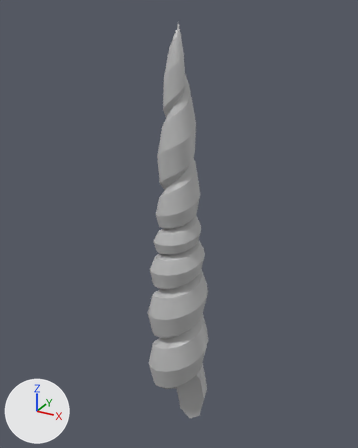
An edit to the FBX model BartenderTales/Assets/Mesh/Props/Prop_016_UnicornHornLever.fbx, drawn before and after from the same camera.
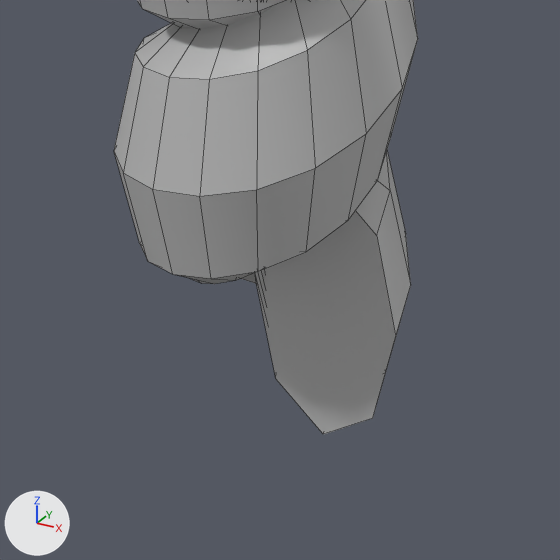
There are two pictures of each version: one whole from a camera (50 mm lens) standing at (0.1014, -0.1836, 0.1102) and looking at (-0.0024, 0.0051, 0.0159), one close up on the part from 35% to 66% of the width and 74% to 99% of the height. Arrows for +X, +Y and +Z are at lower left; the lights stay in place. The close-ups show mesh edges as thin lines. Where no turn or scale is listed for an object, it has been applied to the vertices.

Script lines for the objects in view, before the commit:
```python
me_mesh = bpy.data.meshes.new('Mesh')
me_mesh.from_pydata(...)  # 961 vertices, 961 faces; spans x -0.02..0.011, y 0.011..0.042, z -0.016..0.186
me_mesh.materials.append(mat_lambert1)  # grey #bcbcbc
# before: 0 (0.008, 0.027, -0.011) at pixel (372, 418), 1 (0.002, 0.027, -0.016) at pixel (323, 434), 2 (-0.003, 0.027, -0.011) at pixel (275, 378), 3 (-0.006, 0.027, 0.001) at pixel (256, 282), 4 (-0.003, 0.027, 0.014)
# before: 5 (0.002, 0.027, 0.019), 6 (0.008, 0.027, 0.014) at pixel (376, 235), 7 (0.011, 0.027, 0.001) at pixel (395, 336)
ob_phelix1 = bpy.data.objects.new('pHelix1', me_mesh)
ob_phelix1.location = (0.0047, -0.0267, -0.0806)
```
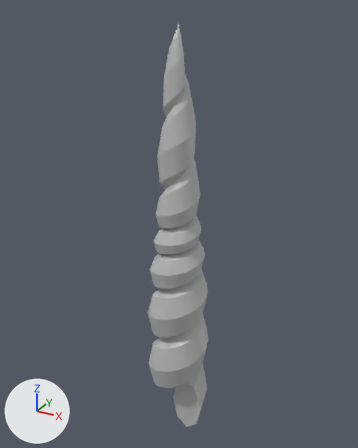
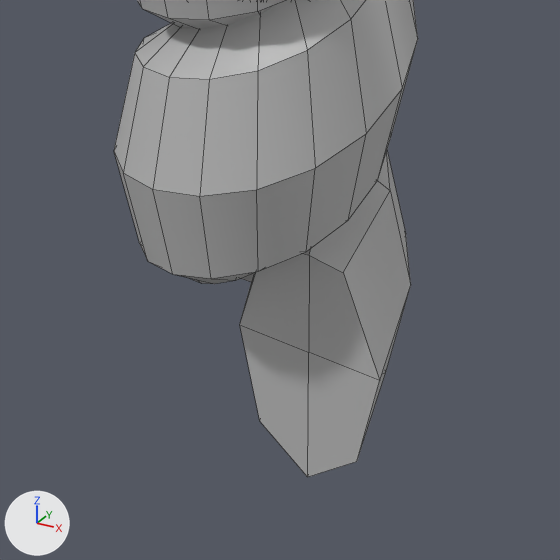
The newer file is also turned or shifted as a whole; pictures and numbers use the older file's frame.

The edits, one by one:
me_mesh has 961 vertices, 961 faces and spans x -0.02..0.011, y 0.011..0.042, z -0.016..0.186.
me_mesh is used by ob_phelix1; location (0.0047, -0.0267, -0.0806).
Verts and faces of me_mesh; kept vertices keep their numbers, new ones are numbered from 961.
Part 1, on me_mesh:
Faces deleted: (0, 7, 6, 5, 4, 3, 2, 1).
Vertices 0, 1, 2, 4 move by (0.0, -0.004, -0.003).
Vertex 3 moves to (-0.006, 0.023, -0.001), pixel (239, 324).
Vertex 7 moves to (0.011, 0.023, -0.001), pixel (379, 380).
Vertex 5 moves to (0.002, 0.023, 0.011), pixel (309, 255).
Vertex 6 moves to (0.006, 0.023, 0.011), pixel (343, 272).
New vertex 961 is at (0.002, 0.023, -0.001), pixel (308, 352).
New faces: (0, 7, 961, 1), (5, 961, 7, 6), (3, 961, 5, 4), (1, 961, 3, 2).

Boxes (x1, y1, x2, y2) around the edits, measured in the close-ups (560 x 560 px):
'pHelix1', reshaped: before (114, 0, 418, 434); after (114, 0, 418, 477)
part 1 of me_mesh, built on: before (255, 181, 411, 434); after (240, 181, 411, 477)
